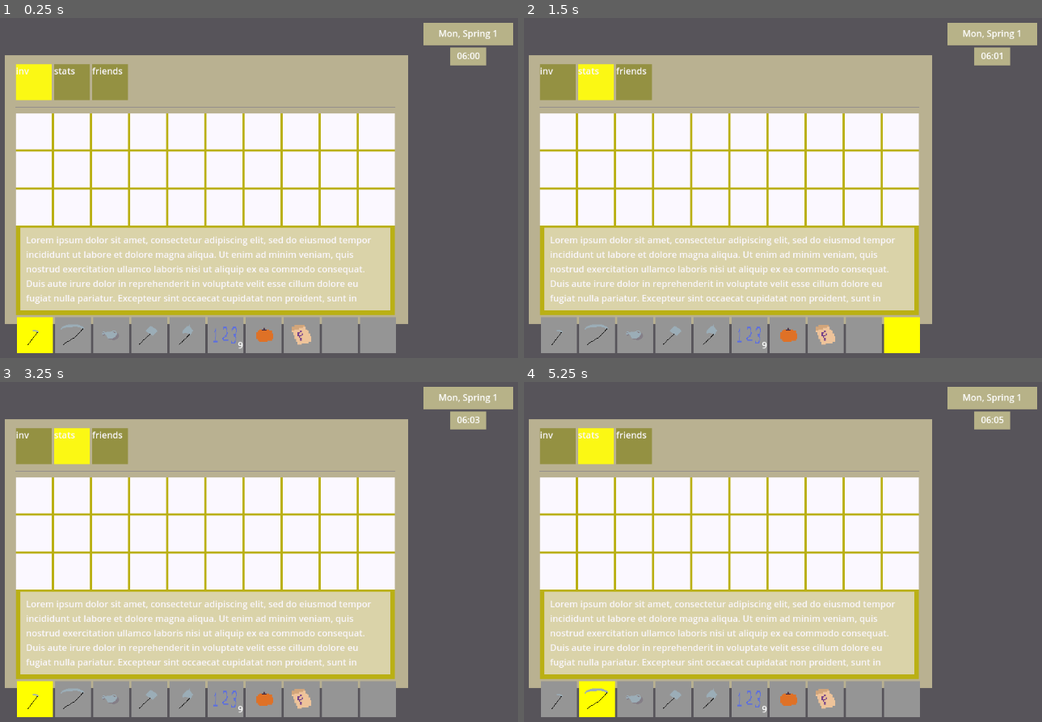
Above: before the commit, frames 1-4 (two rows, left to right).
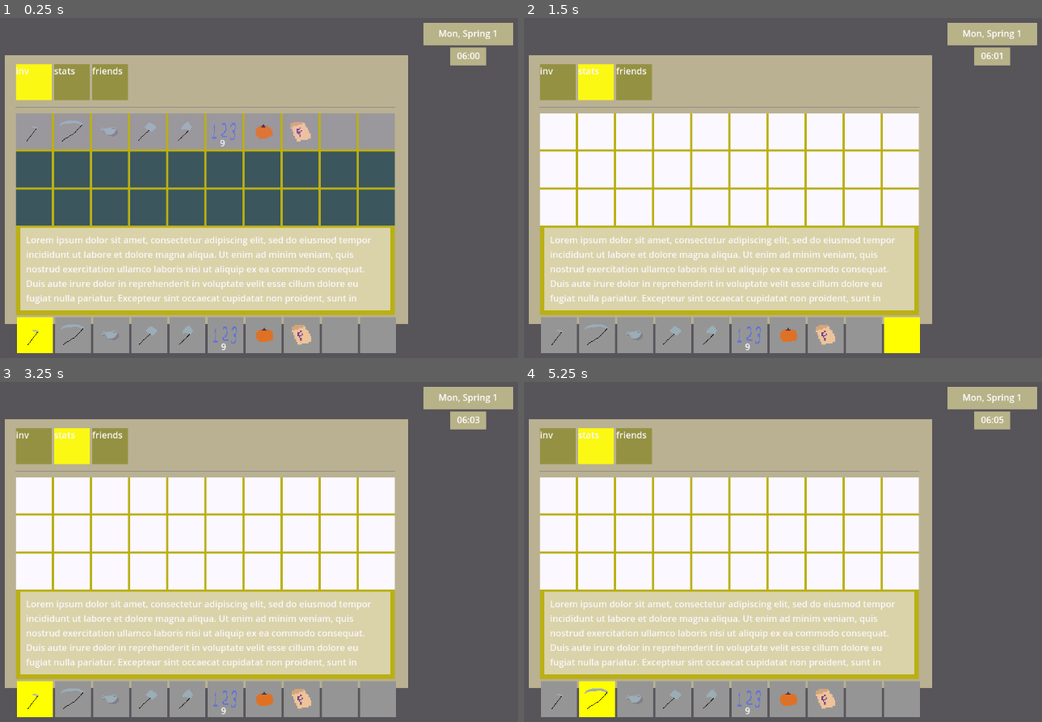
Above: after the commit, the same moments.

Repository: ellis-matthew4/farming-game-framework
Game: Godot game, scene res://scenes/Menus/ingame_menu.tscn
The game is run twice, just before and just after one commit, with the same random seed, the same clock (stepped at 60 frames per second) and the same inputs. The project has no main scene, so this scene is started directly.
Inputs (mouse positions are in pixels of both pictures, inside the frame that each line leads up to):
- Up to frame 1 (0.25 s): no input
- Up to frame 2 (1.5 s): tap Enter at 0.5 s; move the mouse to (871, 171) at 0.52 s; hold D (move_right) 0.53-1.28 s; tap Mouse wheel down (ux_mwd) at 0.6 s; click (871, 171) at 0.67 s; tap Mouse wheel up (ux_mwu) at 0.8, 1.35 s; tap Space at 1.25 s; move the mouse to (601, 208) at 1.27 s; hold S (move_down) from 1.28 s (still down)
- Up to frame 3 (3.25 s): tap Mouse wheel down (ux_mwd) at 1.55, 3.05 s; tap Enter at 2 s; move the mouse to (269, 473) at 2.02 s; release S (move_down) at 2.03 s; press the mouse at (269, 473) at 2.03 s; hold D (move_right) 2.03-2.78 s; tap Mouse wheel up (ux_mwu) at 2.3 s; tap Space at 2.75 s; move the mouse to (176, 626) at 2.77 s; release the mouse at (176, 626) at 2.78 s; hold W (move_up) from 2.78 s (still down); tap Shift (ux_modify) at 2.85 s; click (176, 626) at 2.92 s
- Up to frame 4 (5.25 s): tap Enter at 3.5 s; move the mouse to (922, 606) at 3.52 s; release W (move_up) at 3.53 s; hold A (move_left) 3.53-5.03 s; tap Mouse wheel down (ux_mwd) at 3.6, 4.55, 5.1 s; tap Mouse wheel up (ux_mwu) at 3.8, 4.35 s; tap Space at 4.25 s; move the mouse to (534, 497) at 4.27 s; move the mouse to (762, 552) at 5.02 s; hold S (move_down) from 5.03 s (still down); click (762, 552) at 5.17 s

The runs differ from the first frame. In frame 1, 22% of the frame differs, in the area x 2-77%, y 28-98%; in frame 2, less than 0.1%; in frame 3, less than 0.1%; in frame 4, less than 0.1%.

Commit message:
Refactored inventory

Diff:
--- /dev/null
+++ b/src/scenes/Menus/InventorySlot.tscn
@@ -0,0 +1,34 @@
+[gd_scene load_steps=2 format=3 uid="uid://cwdsj3gxhnelb"]
+
+[ext_resource type="Script" path="res://scripts/inventory_slot.gd" id="1_acp5w"]
+
+[node name="InventorySlot" type="ColorRect"]
+custom_minimum_size = Vector2(64, 64)
+color = Color(0.584314, 0.584314, 0.584314, 1)
+script = ExtResource("1_acp5w")
+
+[node name="TextureRect" type="TextureRect" parent="."]
+layout_mode = 1
+anchors_preset = 8
+anchor_left = 0.5
+anchor_top = 0.5
+anchor_right = 0.5
+anchor_bottom = 0.5
+offset_left = -20.0
+offset_top = -20.0
+offset_right = 20.0
+offset_bottom = 20.0
+grow_horizontal = 2
+grow_vertical = 2
+
+[node name="Label" type="Label" parent="."]
+layout_mode = 1
+anchors_preset = 3
+anchor_left = 1.0
+anchor_top = 1.0
+anchor_right = 1.0
+anchor_bottom = 1.0
+offset_left = -40.0
+offset_top = -23.0
+grow_horizontal = 0
+grow_vertical = 0
--- a/src/scenes/Menus/ingame_menu.tscn
+++ b/src/scenes/Menus/ingame_menu.tscn
@@ -89,126 +89,6 @@
 custom_minimum_size = Vector2(656, 0)
 layout_mode = 2
 columns = 10
-
-[node name="Slot1" type="ColorRect" parent="ColorRect/VBoxContainer/Inventory/VBoxContainer/Grid"]
-custom_minimum_size = Vector2(64, 64)
-layout_mode = 2
-
-[node name="Slot2" type="ColorRect" parent="ColorRect/VBoxContainer/Inventory/VBoxContainer/Grid"]
-custom_minimum_size = Vector2(64, 64)
-layout_mode = 2
-
-[node name="Slot3" type="ColorRect" parent="ColorRect/VBoxContainer/Inventory/VBoxContainer/Grid"]
-custom_minimum_size = Vector2(64, 64)
-layout_mode = 2
-
-[node name="Slot4" type="ColorRect" parent="ColorRect/VBoxContainer/Inventory/VBoxContainer/Grid"]
-custom_minimum_size = Vector2(64, 64)
-layout_mode = 2
-
-[node name="Slot5" type="ColorRect" parent="ColorRect/VBoxContainer/Inventory/VBoxContainer/Grid"]
-custom_minimum_size = Vector2(64, 64)
-layout_mode = 2
-
-[node name="Slot6" type="ColorRect" parent="ColorRect/VBoxContainer/Inventory/VBoxContainer/Grid"]
-custom_minimum_size = Vector2(64, 64)
-layout_mode = 2
-
-[node name="Slot7" type="ColorRect" parent="ColorRect/VBoxContainer/Inventory/VBoxContainer/Grid"]
-custom_minimum_size = Vector2(64, 64)
-layout_mode = 2
-
-[node name="Slot8" type="ColorRect" parent="ColorRect/VBoxContainer/Inventory/VBoxContainer/Grid"]
-custom_minimum_size = Vector2(64, 64)
-layout_mode = 2
-
-[node name="Slot9" type="ColorRect" parent="ColorRect/VBoxContainer/Inventory/VBoxContainer/Grid"]
-custom_minimum_size = Vector2(64, 64)
-layout_mode = 2
-
-[node name="Slot10" type="ColorRect" parent="ColorRect/VBoxContainer/Inventory/VBoxContainer/Grid"]
-custom_minimum_size = Vector2(64, 64)
-layout_mode = 2
-
-[node name="Slot11" type="ColorRect" parent="ColorRect/VBoxContainer/Inventory/VBoxContainer/Grid"]
-custom_minimum_size = Vector2(64, 64)
-layout_mode = 2
-
-[node name="Slot12" type="ColorRect" parent="ColorRect/VBoxContainer/Inventory/VBoxContainer/Grid"]
-custom_minimum_size = Vector2(64, 64)
-layout_mode = 2
-
-[node name="Slot13" type="ColorRect" parent="ColorRect/VBoxContainer/Inventory/VBoxContainer/Grid"]
-custom_minimum_size = Vector2(64, 64)
-layout_mode = 2
-
-[node name="Slot14" type="ColorRect" parent="ColorRect/VBoxContainer/Inventory/VBoxContainer/Grid"]
-custom_minimum_size = Vector2(64, 64)
-layout_mode = 2
-
-[node name="Slot15" type="ColorRect" parent="ColorRect/VBoxContainer/Inventory/VBoxContainer/Grid"]
-custom_minimum_size = Vector2(64, 64)
-layout_mode = 2
-
-[node name="Slot16" type="ColorRect" parent="ColorRect/VBoxContainer/Inventory/VBoxContainer/Grid"]
-custom_minimum_size = Vector2(64, 64)
-layout_mode = 2
-
-[node name="Slot17" type="ColorRect" parent="ColorRect/VBoxContainer/Inventory/VBoxContainer/Grid"]
-custom_minimum_size = Vector2(64, 64)
-layout_mode = 2
-
-[node name="Slot18" type="ColorRect" parent="ColorRect/VBoxContainer/Inventory/VBoxContainer/Grid"]
-custom_minimum_size = Vector2(64, 64)
-layout_mode = 2
-
-[node name="Slot19" type="ColorRect" parent="ColorRect/VBoxContainer/Inventory/VBoxContainer/Grid"]
-custom_minimum_size = Vector2(64, 64)
-layout_mode = 2
-
-[node name="Slot20" type="ColorRect" parent="ColorRect/VBoxContainer/Inventory/VBoxContainer/Grid"]
-custom_minimum_size = Vector2(64, 64)
-layout_mode = 2
-
-[node name="Slot21" type="ColorRect" parent="ColorRect/VBoxContainer/Inventory/VBoxContainer/Grid"]
-custom_minimum_size = Vector2(64, 64)
-layout_mode = 2
-
-[node name="Slot22" type="ColorRect" parent="ColorRect/VBoxContainer/Inventory/VBoxContainer/Grid"]
-custom_minimum_size = Vector2(64, 64)
-layout_mode = 2
-
-[node name="Slot23" type="ColorRect" parent="ColorRect/VBoxContainer/Inventory/VBoxContainer/Grid"]
-custom_minimum_size = Vector2(64, 64)
-layout_mode = 2
-
-[node name="Slot24" type="ColorRect" parent="ColorRect/VBoxContainer/Inventory/VBoxContainer/Grid"]
-custom_minimum_size = Vector2(64, 64)
-layout_mode = 2
-
-[node name="Slot25" type="ColorRect" parent="ColorRect/VBoxContainer/Inventory/VBoxContainer/Grid"]
-custom_minimum_size = Vector2(64, 64)
-layout_mode = 2
-
-[node name="Slot26" type="ColorRect" parent="ColorRect/VBoxContainer/Inventory/VBoxContainer/Grid"]
-custom_minimum_size = Vector2(64, 64)
-layout_mode = 2
-
-[node name="Slot27" type="ColorRect" parent="ColorRect/VBoxContainer/Inventory/VBoxContainer/Grid"]
-custom_minimum_size = Vector2(64, 64)
-layout_mode = 2
-
-[node name="Slot28" type="ColorRect" parent="ColorRect/VBoxContainer/Inventory/VBoxContainer/Grid"]
-custom_minimum_size = Vector2(64, 64)
-layout_mode = 2
-
-[node name="Slot29" type="ColorRect" parent="ColorRect/VBoxContainer/Inventory/VBoxContainer/Grid"]
-custom_minimum_size = Vector2(64, 64)
-layout_mode = 2
-
-[node name="Slot30" type="ColorRect" parent="ColorRect/VBoxContainer/Inventory/VBoxContainer/Grid"]
-custom_minimum_size = Vector2(64, 64)
-layout_mode = 2
 
 [node name="Description" type="ColorRect" parent="ColorRect/VBoxContainer/Inventory/VBoxContainer"]
 custom_minimum_size = Vector2(660, 148)
--- a/src/scenes/Menus/quick_inventory.tscn
+++ b/src/scenes/Menus/quick_inventory.tscn
@@ -26,353 +26,3 @@
 offset_right = 20.0
 grow_horizontal = 2
 grow_vertical = 0
-
-[node name="ColorRect1" type="ColorRect" parent="HBoxContainer"]
-custom_minimum_size = Vector2(64, 64)
-layout_mode = 2
-focus_next = NodePath("../ColorRect2")
-focus_previous = NodePath("../ColorRect10")
-color = Color(0.584314, 0.584314, 0.584314, 1)
-
-[node name="TextureRect" type="TextureRect" parent="HBoxContainer/ColorRect1"]
-layout_mode = 1
-anchors_preset = 8
-anchor_left = 0.5
-anchor_top = 0.5
-anchor_right = 0.5
-anchor_bottom = 0.5
-offset_left = -20.0
-offset_top = -20.0
-offset_right = 20.0
-offset_bottom = 20.0
-grow_horizontal = 2
-grow_vertical = 2
-
-[node name="Label" type="Label" parent="HBoxContainer/ColorRect1"]
-layout_mode = 1
-anchors_preset = 3
-anchor_left = 1.0
-anchor_top = 1.0
-anchor_right = 1.0
-anchor_bottom = 1.0
-offset_left = -40.0
-offset_top = -26.0
-grow_horizontal = 0
-grow_vertical = 0
-text = "1"
-horizontal_alignment = 2
-
-[node name="ColorRect2" type="ColorRect" parent="HBoxContainer"]
-custom_minimum_size = Vector2(64, 64)
-layout_mode = 2
-focus_next = NodePath("../ColorRect3")
-focus_previous = NodePath("../ColorRect1")
-color = Color(0.584314, 0.584314, 0.584314, 1)
-
-[node name="TextureRect2" type="TextureRect" parent="HBoxContainer/ColorRect2"]
-layout_mode = 1
-anchors_preset = 8
-anchor_left = 0.5
-anchor_top = 0.5
-anchor_right = 0.5
-anchor_bottom = 0.5
-offset_left = -20.0
-offset_top = -20.0
-offset_right = 20.0
-offset_bottom = 20.0
-grow_horizontal = 2
-grow_vertical = 2
-
-[node name="Label" type="Label" parent="HBoxContainer/ColorRect2"]
-layout_mode = 1
-anchors_preset = 3
-anchor_left = 1.0
-anchor_top = 1.0
-anchor_right = 1.0
-anchor_bottom = 1.0
-offset_left = -40.0
-offset_top = -26.0
-grow_horizontal = 0
-grow_vertical = 0
-text = "1"
-horizontal_alignment = 2
-
-[node name="ColorRect3" type="ColorRect" parent="HBoxContainer"]
-custom_minimum_size = Vector2(64, 64)
-layout_mode = 2
-focus_next = NodePath("../ColorRect4")
-focus_previous = NodePath("../ColorRect2")
-color = Color(0.584314, 0.584314, 0.584314, 1)
-
-[node name="TextureRect3" type="TextureRect" parent="HBoxContainer/ColorRect3"]
-layout_mode = 1
-anchors_preset = 8
-anchor_left = 0.5
-anchor_top = 0.5
-anchor_right = 0.5
-anchor_bottom = 0.5
-offset_left = -20.0
-offset_top = -20.0
-offset_right = 20.0
-offset_bottom = 20.0
-grow_horizontal = 2
-grow_vertical = 2
-
-[node name="Label" type="Label" parent="HBoxContainer/ColorRect3"]
-layout_mode = 1
-anchors_preset = 3
-anchor_left = 1.0
-anchor_top = 1.0
-anchor_right = 1.0
-anchor_bottom = 1.0
-offset_left = -40.0
-offset_top = -26.0
-grow_horizontal = 0
-grow_vertical = 0
-text = "1"
-horizontal_alignment = 2
-
-[node name="ColorRect4" type="ColorRect" parent="HBoxContainer"]
-custom_minimum_size = Vector2(64, 64)
-layout_mode = 2
-focus_next = NodePath("../ColorRect5")
-focus_previous = NodePath("../ColorRect3")
-color = Color(0.584314, 0.584314, 0.584314, 1)
-
-[node name="TextureRect4" type="TextureRect" parent="HBoxContainer/ColorRect4"]
-layout_mode = 1
-anchors_preset = 8
-anchor_left = 0.5
-anchor_top = 0.5
-anchor_right = 0.5
-anchor_bottom = 0.5
-offset_left = -20.0
-offset_top = -20.0
-offset_right = 20.0
-offset_bottom = 20.0
-grow_horizontal = 2
-grow_vertical = 2
-
-[node name="Label" type="Label" parent="HBoxContainer/ColorRect4"]
-layout_mode = 1
-anchors_preset = 3
-anchor_left = 1.0
-anchor_top = 1.0
-anchor_right = 1.0
-anchor_bottom = 1.0
-offset_left = -40.0
-offset_top = -26.0
-grow_horizontal = 0
-grow_vertical = 0
-text = "1"
-horizontal_alignment = 2
-
-[node name="ColorRect5" type="ColorRect" parent="HBoxContainer"]
-custom_minimum_size = Vector2(64, 64)
-layout_mode = 2
-focus_next = NodePath("../ColorRect6")
-focus_previous = NodePath("../ColorRect4")
-color = Color(0.584314, 0.584314, 0.584314, 1)
-
-[node name="TextureRect5" type="TextureRect" parent="HBoxContainer/ColorRect5"]
-layout_mode = 1
-anchors_preset = 8
-anchor_left = 0.5
-anchor_top = 0.5
-anchor_right = 0.5
-anchor_bottom = 0.5
-offset_left = -20.0
-offset_top = -20.0
-offset_right = 20.0
-offset_bottom = 20.0
-grow_horizontal = 2
-grow_vertical = 2
-
-[node name="Label" type="Label" parent="HBoxContainer/ColorRect5"]
-layout_mode = 1
-anchors_preset = 3
-anchor_left = 1.0
-anchor_top = 1.0
-anchor_right = 1.0
-anchor_bottom = 1.0
-offset_left = -40.0
-offset_top = -26.0
-grow_horizontal = 0
-grow_vertical = 0
-text = "1"
-horizontal_alignment = 2
-
-[node name="ColorRect6" type="ColorRect" parent="HBoxContainer"]
-custom_minimum_size = Vector2(64, 64)
-layout_mode = 2
-focus_next = NodePath("../ColorRect7")
-focus_previous = NodePath("../ColorRect5")
-color = Color(0.584314, 0.584314, 0.584314, 1)
-
-[node name="TextureRect6" type="TextureRect" parent="HBoxContainer/ColorRect6"]
-layout_mode = 1
-anchors_preset = 8
-anchor_left = 0.5
-anchor_top = 0.5
-anchor_right = 0.5
-anchor_bottom = 0.5
-offset_left = -20.0
-offset_top = -20.0
-offset_right = 20.0
-offset_bottom = 20.0
-grow_horizontal = 2
-grow_vertical = 2
-
-[node name="Label" type="Label" parent="HBoxContainer/ColorRect6"]
-layout_mode = 1
-anchors_preset = 3
-anchor_left = 1.0
-anchor_top = 1.0
-anchor_right = 1.0
-anchor_bottom = 1.0
-offset_left = -40.0
-offset_top = -26.0
-grow_horizontal = 0
-grow_vertical = 0
-text = "1"
-horizontal_alignment = 2
-
-[node name="ColorRect7" type="ColorRect" parent="HBoxContainer"]
-custom_minimum_size = Vector2(64, 64)
-layout_mode = 2
-focus_next = NodePath("../ColorRect8")
-focus_previous = NodePath("../ColorRect6")
-color = Color(0.584314, 0.584314, 0.584314, 1)
-
-[node name="TextureRect7" type="TextureRect" parent="HBoxContainer/ColorRect7"]
-layout_mode = 1
-anchors_preset = 8
-anchor_left = 0.5
-anchor_top = 0.5
-anchor_right = 0.5
-anchor_bottom = 0.5
-offset_left = -20.0
-offset_top = -20.0
-offset_right = 20.0
-offset_bottom = 20.0
-grow_horizontal = 2
-grow_vertical = 2
-
-[node name="Label" type="Label" parent="HBoxContainer/ColorRect7"]
-layout_mode = 1
-anchors_preset = 3
-anchor_left = 1.0
-anchor_top = 1.0
-anchor_right = 1.0
-anchor_bottom = 1.0
-offset_left = -40.0
-offset_top = -26.0
-grow_horizontal = 0
-grow_vertical = 0
-text = "1"
-horizontal_alignment = 2
-
-[node name="ColorRect8" type="ColorRect" parent="HBoxContainer"]
-custom_minimum_size = Vector2(64, 64)
-layout_mode = 2
-focus_next = NodePath("../ColorRect9")
-focus_previous = NodePath("../ColorRect7")
-color = Color(0.584314, 0.584314, 0.584314, 1)
-
-[node name="TextureRect8" type="TextureRect" parent="HBoxContainer/ColorRect8"]
-layout_mode = 1
-anchors_preset = 8
-anchor_left = 0.5
-anchor_top = 0.5
-anchor_right = 0.5
-anchor_bottom = 0.5
-offset_left = -20.0
-offset_top = -20.0
-offset_right = 20.0
-offset_bottom = 20.0
-grow_horizontal = 2
-grow_vertical = 2
-
-[node name="Label" type="Label" parent="HBoxContainer/ColorRect8"]
-layout_mode = 1
-anchors_preset = 3
-anchor_left = 1.0
-anchor_top = 1.0
-anchor_right = 1.0
-anchor_bottom = 1.0
-offset_left = -40.0
-offset_top = -26.0
-grow_horizontal = 0
-grow_vertical = 0
-text = "1"
-horizontal_alignment = 2
-
-[node name="ColorRect9" type="ColorRect" parent="HBoxContainer"]
-custom_minimum_size = Vector2(64, 64)
-layout_mode = 2
-focus_next = NodePath("../ColorRect10")
-focus_previous = NodePath("../ColorRect8")
-color = Color(0.584314, 0.584314, 0.584314, 1)
-
-[node name="TextureRect9" type="TextureRect" parent="HBoxContainer/ColorRect9"]
-layout_mode = 1
-anchors_preset = 8
-anchor_left = 0.5
-anchor_top = 0.5
-anchor_right = 0.5
-anchor_bottom = 0.5
-offset_left = -20.0
-offset_top = -20.0
-offset_right = 20.0
-offset_bottom = 20.0
-grow_horizontal = 2
-grow_vertical = 2
-
-[node name="Label" type="Label" parent="HBoxContainer/ColorRect9"]
-layout_mode = 1
-anchors_preset = 3
-anchor_left = 1.0
-anchor_top = 1.0
-anchor_right = 1.0
-anchor_bottom = 1.0
-offset_left = -40.0
-offset_top = -26.0
-grow_horizontal = 0
-grow_vertical = 0
-text = "1"
-horizontal_alignment = 2
-
-[node name="ColorRect10" type="ColorRect" parent="HBoxContainer"]
-custom_minimum_size = Vector2(64, 64)
-layout_mode = 2
-focus_next = NodePath("../ColorRect1")
-focus_previous = NodePath("../ColorRect9")
-color = Color(0.584314, 0.584314, 0.584314, 1)
-
-[node name="TextureRect10" type="TextureRect" parent="HBoxContainer/ColorRect10"]
-layout_mode = 1
-anchors_preset = 8
-anchor_left = 0.5
-anchor_top = 0.5
-anchor_right = 0.5
-anchor_bottom = 0.5
-offset_left = -20.0
-offset_top = -20.0
-offset_right = 20.0
-offset_bottom = 20.0
-grow_horizontal = 2
-grow_vertical = 2
-
-[node name="Label" type="Label" parent="HBoxContainer/ColorRect10"]
-layout_mode = 1
-anchors_preset = 3
-anchor_left = 1.0
-anchor_top = 1.0
-anchor_right = 1.0
-anchor_bottom = 1.0
-offset_left = -40.0
-offset_top = -26.0
-grow_horizontal = 0
-grow_vertical = 0
-text = "1"
-horizontal_alignment = 2
--- a/src/scripts/globals.gd
+++ b/src/scripts/globals.gd
@@ -8,7 +8,7 @@
 var can_accept_mw_input = true
 var movement_blocked = false
 var max_inventory_slots = 30
-var unlocked_inventory_slots = 30
+var unlocked_inventory_slots = 10
 var keyboard = true
 var game_seed = 0
 var time_stopped = false
--- a/src/scripts/ingame_menu.gd
+++ b/src/scripts/ingame_menu.gd
@@ -3,13 +3,23 @@
 enum { UP, DOWN, LEFT, RIGHT, SELF }
 @onready var InventoryGrid = get_node('ColorRect/VBoxContainer/Inventory/VBoxContainer/Grid')
 @onready var MenuSelection = get_node('ColorRect/VBoxContainer/MenuSelection')
+@onready var SlotScene = preload("res://scenes/Menus/InventorySlot.tscn")
 var can_hide = false
 var focused_menu = 0
 var can_change_focus = true
 var menu_grid = Grid.new(1, 3)
-var inv_grid = Grid.new(Globals.max_inventory_slots / 10, 10)
+var inv_grid = Grid.new(Globals.unlocked_inventory_slots / 10, 10)
 
 func _ready():
+	# load inventory
+	var idx = 0
+	for i in Globals.inventory:
+		var slot = SlotScene.instantiate()
+		InventoryGrid.add_child(slot)
+		slot.from_item(i)
+		if idx > Globals.unlocked_inventory_slots - 1:
+			slot.lock()
+		idx += 1
 	_change_focus_menu(1, 1)
 	await get_tree().create_timer(0.1).timeout
 	can_hide = true
@@ -64,11 +74,11 @@
 func _change_focus_inventory(old, new):
 	if new > Globals.unlocked_inventory_slots or new < 1:
 		if new == -1:
-			InventoryGrid.get_child(old - 1).color = Color.WHITE
+			InventoryGrid.get_child(old - 1).defocus()
 			return
 		print("ERR: INVALID INDEX _change_focus_inventory")
-	InventoryGrid.get_child(old - 1).color = Color.WHITE
-	InventoryGrid.get_child(new - 1).color = Color.GRAY
+	InventoryGrid.get_child(old - 1).defocus()
+	InventoryGrid.get_child(new - 1).focus()
 	_wait_and_reset(0.125)
 
 func _change_focus_menu(old, new):
--- /dev/null
+++ b/src/scripts/inventory_slot.gd
@@ -0,0 +1,28 @@
+extends ColorRect
+
+var item: Item
+var locked = false
+
+func from_item(i: Item):
+	if i == null:
+		return
+	item = i
+	set_texture(i.texture)
+	var text = "" if item.quantity <= 1 else str(item.quantity)
+	set_label(text)
+
+func set_texture(tx: Texture):
+	$TextureRect.texture = tx
+
+func set_label(tx: String):
+	$Label.text = tx
+
+func focus():
+	color = Color.YELLOW
+
+func defocus():
+	color = Color("#959595")
+
+func lock():
+	locked = true
+	color = Color.DARK_SLATE_GRAY
--- a/src/scripts/quick_inventory.gd
+++ b/src/scripts/quick_inventory.gd
@@ -1,11 +1,14 @@
 extends Control
 
 var grid = Grid.new(1, 10)
+@onready var SlotScene = preload("res://scenes/Menus/InventorySlot.tscn")
 
 signal focus_change
+signal populated
 
 func _ready():
 	_populate()
+	await self.populated
 	focus(_get_current(), 0.01)
 
 func _process(delta):
@@ -26,29 +29,27 @@
 				focus(_get_next(), 0.125)
 
 func _get_next():
-	return get_node("HBoxContainer/ColorRect" + str(grid.get_next()))
+	return $HBoxContainer.get_child(grid.get_next() - 1)
 
 func _get_prev():
-	return get_node("HBoxContainer/ColorRect" + str(grid.get_previous()))
+	return $HBoxContainer.get_child(grid.get_previous() - 1)
 
 func _get_current():
-	return get_node("HBoxContainer/ColorRect" + str(grid.get_current()))
+	return $HBoxContainer.get_child(grid.get_current() - 1)
 
 func _populate():
+	_depopulate()
 	var inv = Globals.inventory
 	for i in range(0, 10):
-		if i < len(inv) and inv[i] != null:
-			get_node("HBoxContainer/ColorRect" + str(i + 1)).get_children()[0].texture = inv[i].texture
-			get_node("HBoxContainer/ColorRect" + str(i + 1)).get_children()[1].text = str(inv[i].quantity) if inv[i].quantity > 1 else ""
-		else:
-			get_node("HBoxContainer/ColorRect" + str(i + 1)).get_children()[0].texture = null
-			get_node("HBoxContainer/ColorRect" + str(i + 1)).get_children()[1].text = ""
+		var slot = SlotScene.instantiate()
+		$HBoxContainer.add_child(slot)
+		slot.from_item(Globals.inventory[i])
+	emit_signal("populated")
 
 func _depopulate():
-	for i in range(1, 11):
-		var n = get_node("HBoxContainer/ColorRect" + str(i))
-		var c = n.get_children()[0]
-		n.remove_child(c)
+	for c in $HBoxContainer.get_children():
+		$HBoxContainer.remove_child(c)
+		c.queue_free()
 
 func _wait_and_reset(timeout):
 	Globals.can_accept_mw_input = false
@@ -56,12 +57,12 @@
 	Globals.can_accept_mw_input = true
 
 func focus(node, timeout):
-	node.color = Color.YELLOW
+	node.focus()
 	_wait_and_reset(timeout)
 	emit_signal("focus_change")
 
 func defocus(node):
-	node.color = Color.from_string("#959595", Color.DARK_GRAY)
+	node.defocus()
 
 func focused_index():
 	return grid.get_i()
